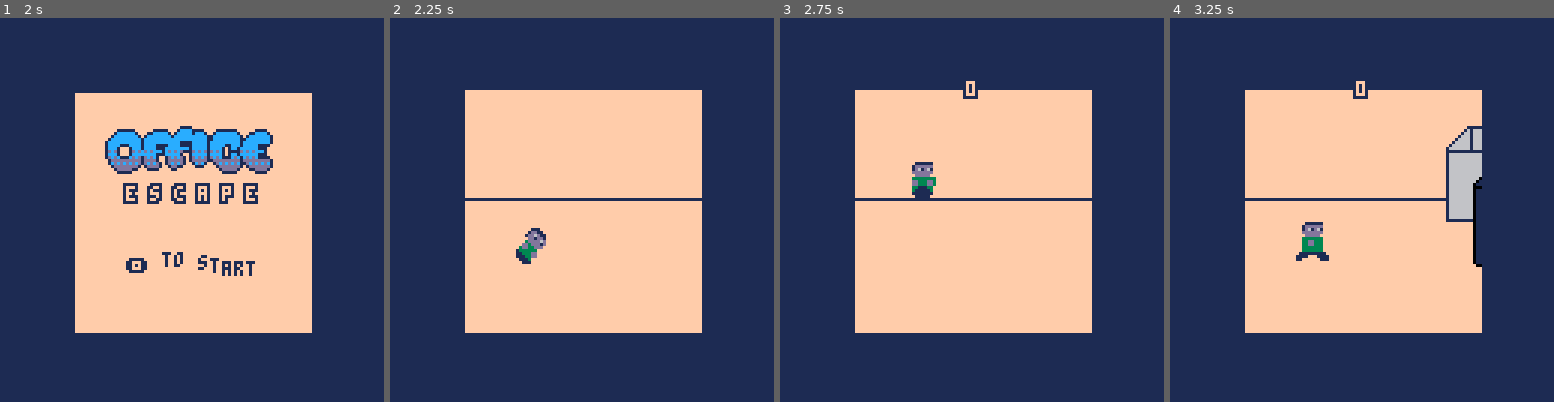
Above: before the commit, frames 1-4 (left to right).
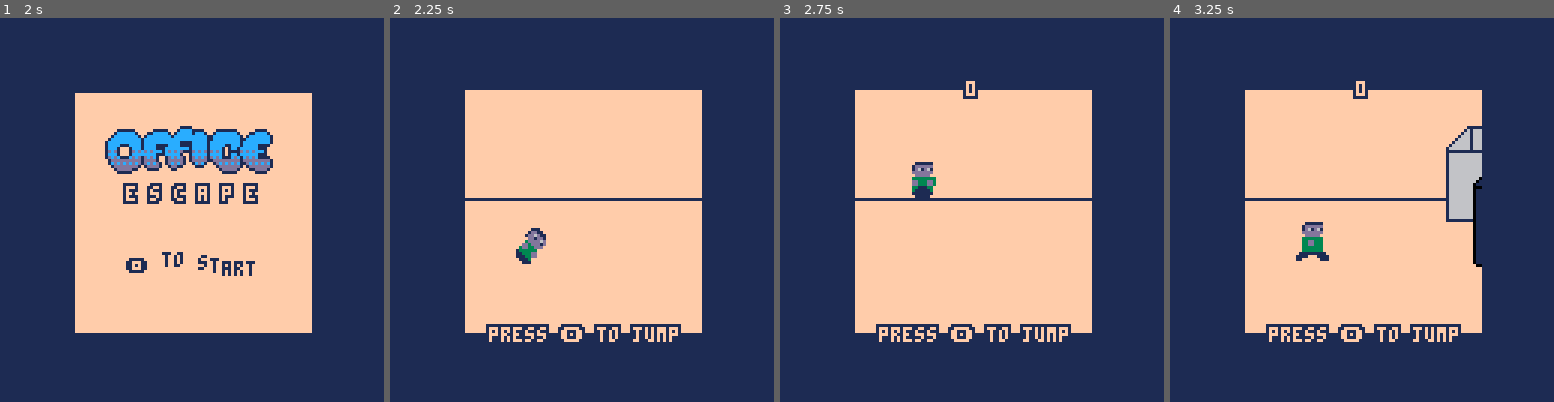
Above: after the commit, the same moments.

Repository: ryanford/office-escape
Game: PICO-8 cartridge office-escape.p8
Two runs of this game, one before a commit and one after it. Both use one fixed random seed, a clock stepped at 60 frames per second and the inputs below.
Inputs:
- Up to frame 1 (2 s): tap O (Z key) at 0.7, 1.7 s
- Up to frame 2 (2.25 s): tap O (Z key) at 2.1 s
- Up to frame 3 (2.75 s): tap O (Z key) at 2.5 s
- Up to frame 4 (3.25 s): tap O (Z key) at 2.9 s

Frame 1 is identical in both runs. In frame 2, 1.1% of the frame differs, in the area x 25-76%, y 79-85%; in frame 3, 1.1%; in frame 4, 1.1%.

Commit message:
update pico p8 and png

Diff:
--- a/office-escape.p8
+++ b/office-escape.p8
@@ -778,6 +778,7 @@
    if (x.update) x:update()
   end
  end
+ if (clock.now>tiptime+7) tip=""
  player:update()
  score:update()
 end
@@ -807,6 +808,7 @@
   print(clock.now,10,123,7) -- bottom left
 	end
 	score:draw()
+	outline(tip,33,103,1,15)
 end
 -->8
 --gameover
@@ -888,6 +890,7 @@
  palt(14,true)
  palt(0,false)
  music(13)
+	tip="press 🅾️ to jump"
 
  _update=intro_update
  _draw=intro_draw
@@ -898,6 +901,8 @@
  spd=40
  spdmod=0
  player.boost=0
+	tip="press 🅾️ to jump"
+	tiptime=clock.now
  foreground={}
  rearmidground={}
  midground={}
Not shown, changed: office-escape.p8.png
